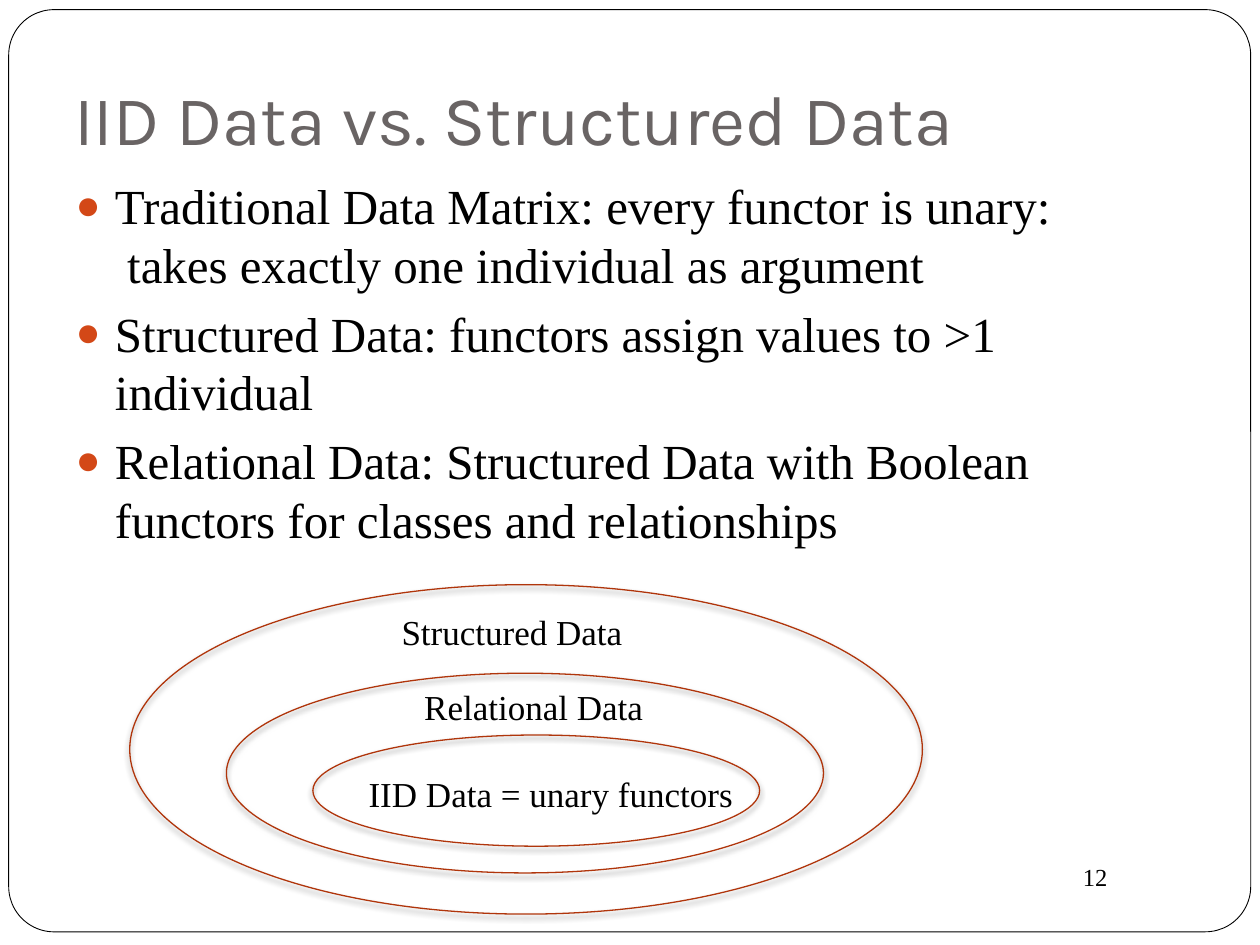
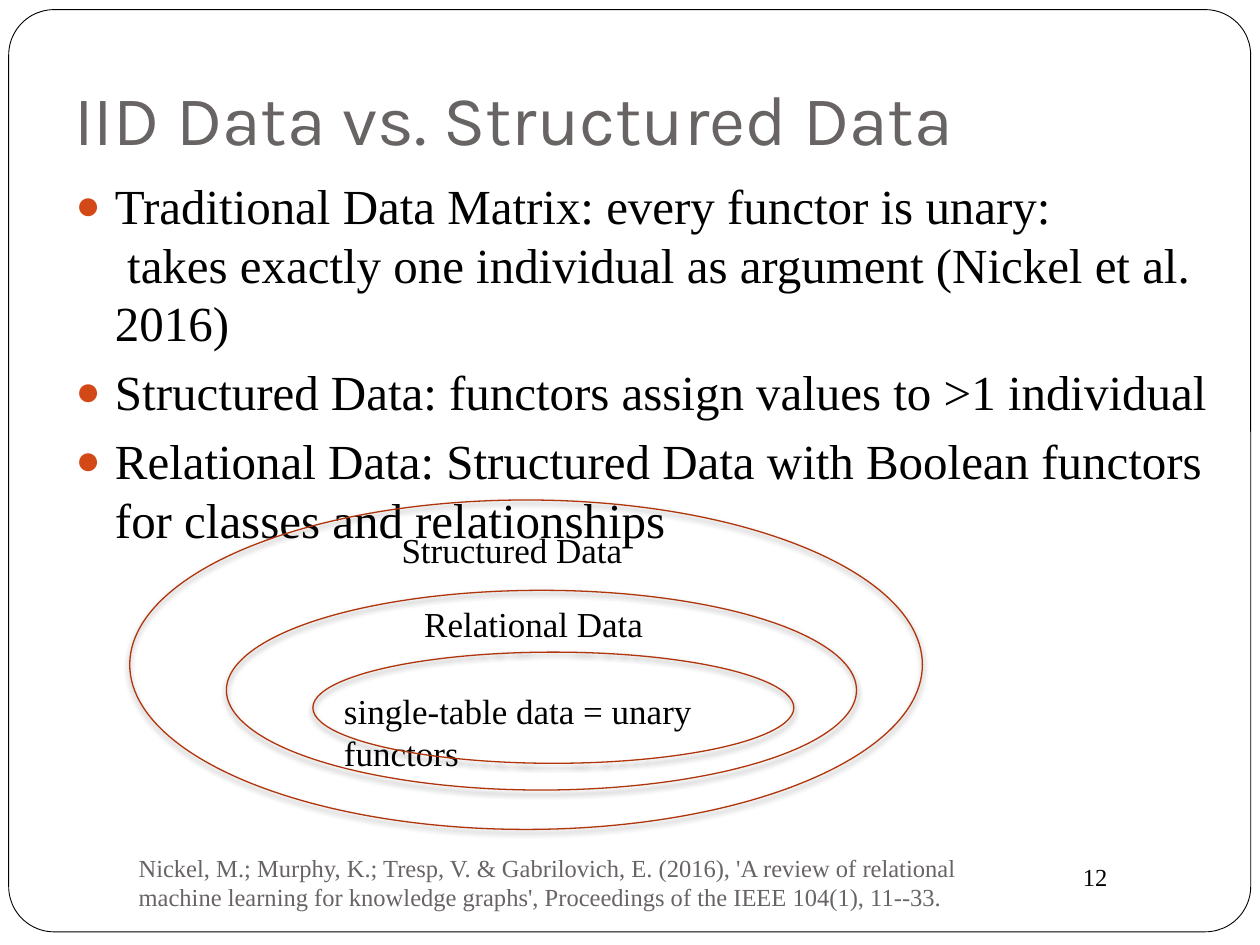
Before and after one commit to oschulte/srl-tutorial-slides, a slide deck: slide 12 of ch1-data.pptx. Drawn at 1260x945 pixels with LibreOffice and Linux fonts; fonts in the diff are those of the drawing. Boxes give left, top, right and bottom in pixels: in the first picture for what was removed or moved away, otherwise in the second. Text is boxed around its words. In the diff, an @@ line names an element or a change of style, - is before the commit and + after.

```diff
--- a/ch1-data.pptx
+++ b/ch1-data.pptx
@@ text at box(115, 189, 1189, 351): text changed @@
-● Traditional Data Matrix: every functor is unary:
-  takes exactly one individual as argument
+● Traditional Data Matrix: every functor is unary:
+  takes exactly one individual as argument (Nickel et al. 2016)
@@ 2 texts, 1 ellipse: place and size @@
-2 texts, 1 ellipse at box(130, 585, 922, 914)
+2 texts, 1 ellipse at box(130, 500, 922, 829)
@@ ellipse: place and size @@
-ellipse at box(227, 673, 824, 872)
+ellipse at box(227, 591, 857, 790)
@@ ellipse: place and size @@
-ellipse at box(312, 735, 760, 845)
+ellipse at box(312, 653, 794, 764)
@@ text at box(344, 699, 692, 773): text changed @@
-IID Data = unary functors
+single-table data = unary functors
@@ text added at box(139, 860, 956, 912), 14 pt, text #696464 @@
+Nickel, M.; Murphy, K.; Tresp, V. & Gabrilovich, E. (2016), 'A review of relational machine learning for knowledge graphs', Proceedings of the IEEE 104(1), 11--33.
```
Also in this commit, not shown: 4 other slides changed, 1 slide added, 6 other files.
